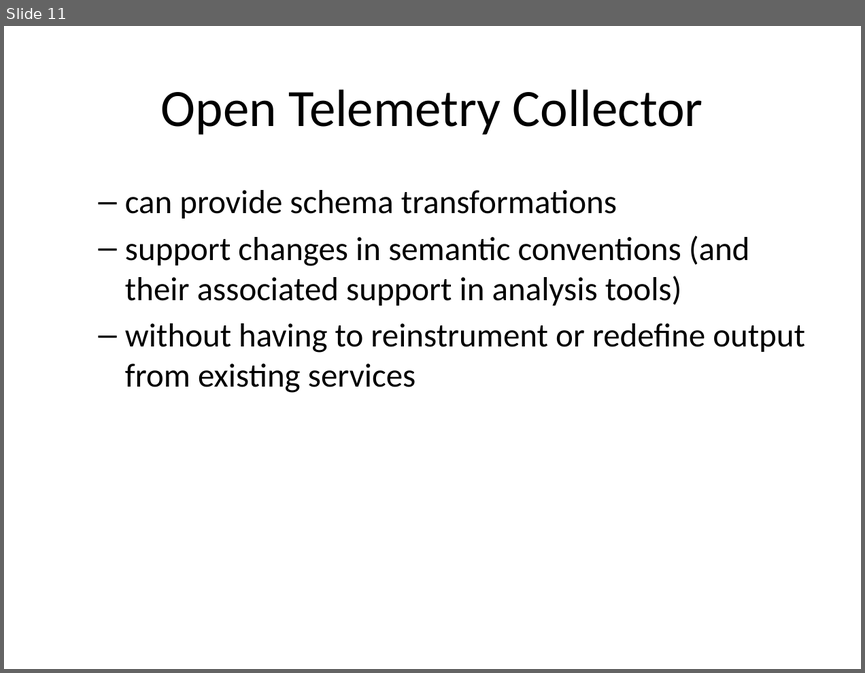
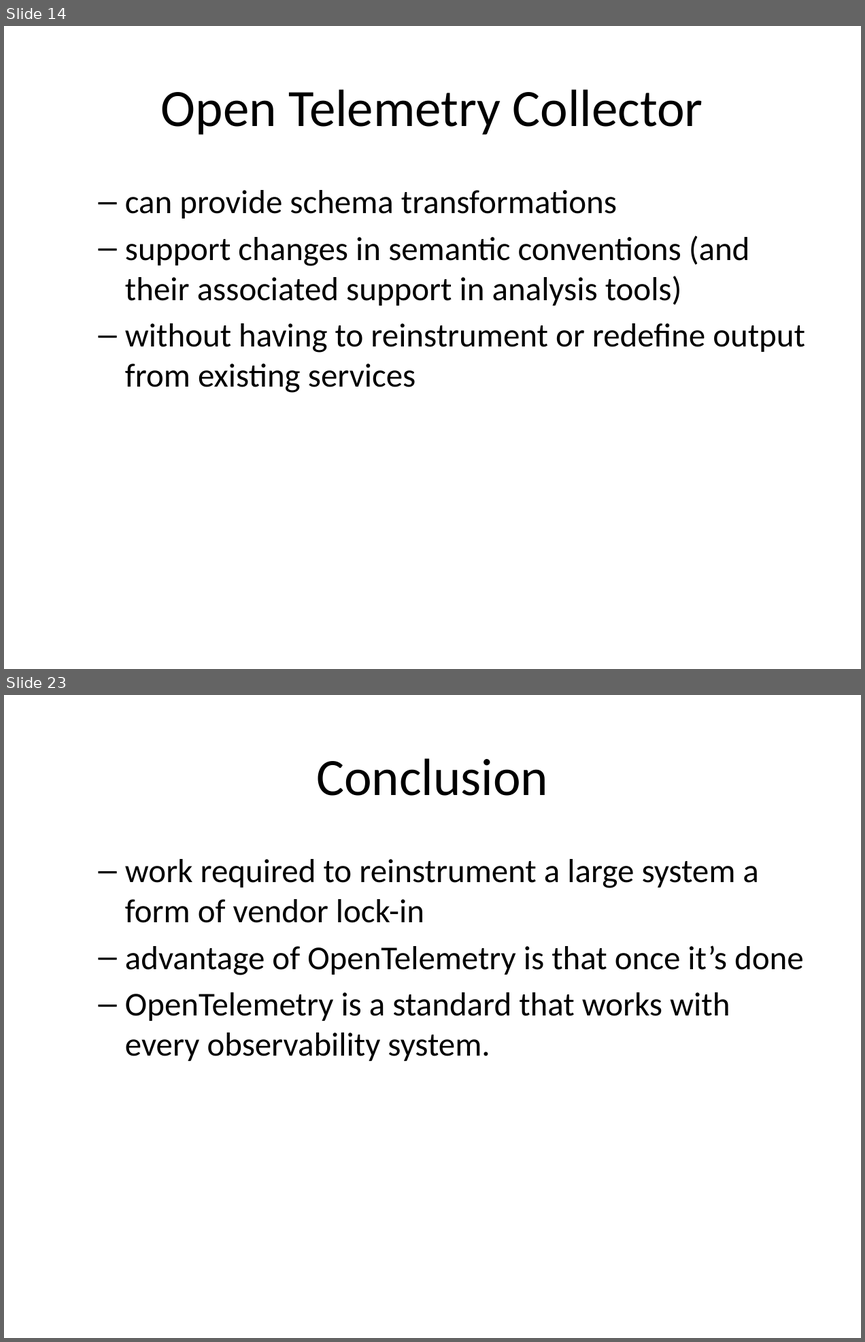
Before and after one commit to rhildred/INFO8985, a slide deck: monolith_instrumenting/slides.pptx. Shown one above the other, each under a label of ours: slide 11 before the commit, slides 14 and 23 after it; the slides between them are not shown. The pictures are 865x673 and 865x1342 pixels, drawn with LibreOffice and Linux fonts; fonts in the diff are those of the drawing. Boxes give left, top, right and bottom in pixels: in the first picture for what was removed or moved away, otherwise in the second. Text is boxed around its words. In the diff, an @@ line names an element or a change of style, - is before the commit and + after.

```diff
--- a/monolith_instrumenting/slides.pptx
+++ b/monolith_instrumenting/slides.pptx
@@ slide 23 added at (x1=4, y1=695, x2=861, y2=1338), background #FFFFFF @@
@@ title added at (x1=316, y1=758, x2=548, y2=796), 44 pt, text #000000 @@
+Conclusion
@@ text added at (x1=125, y1=859, x2=804, y2=1061), 28 pt, text #000000 @@
+  – work required to reinstrument a large system a form of vendor lock-in
+  – advantage of OpenTelemetry is that once it’s done
+  – OpenTelemetry is a standard that works with every observability system.
@@ what was slide 11 is now slide 14 @@
```
Also in this commit, not shown: 1 slide changed, 11 other slides added, 13 other files.
